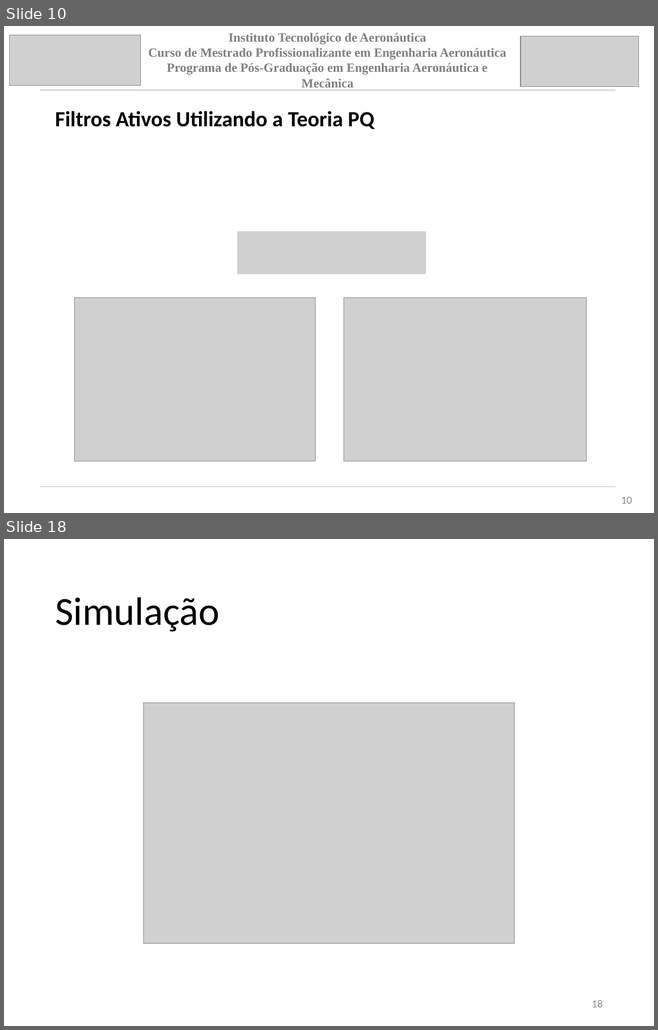
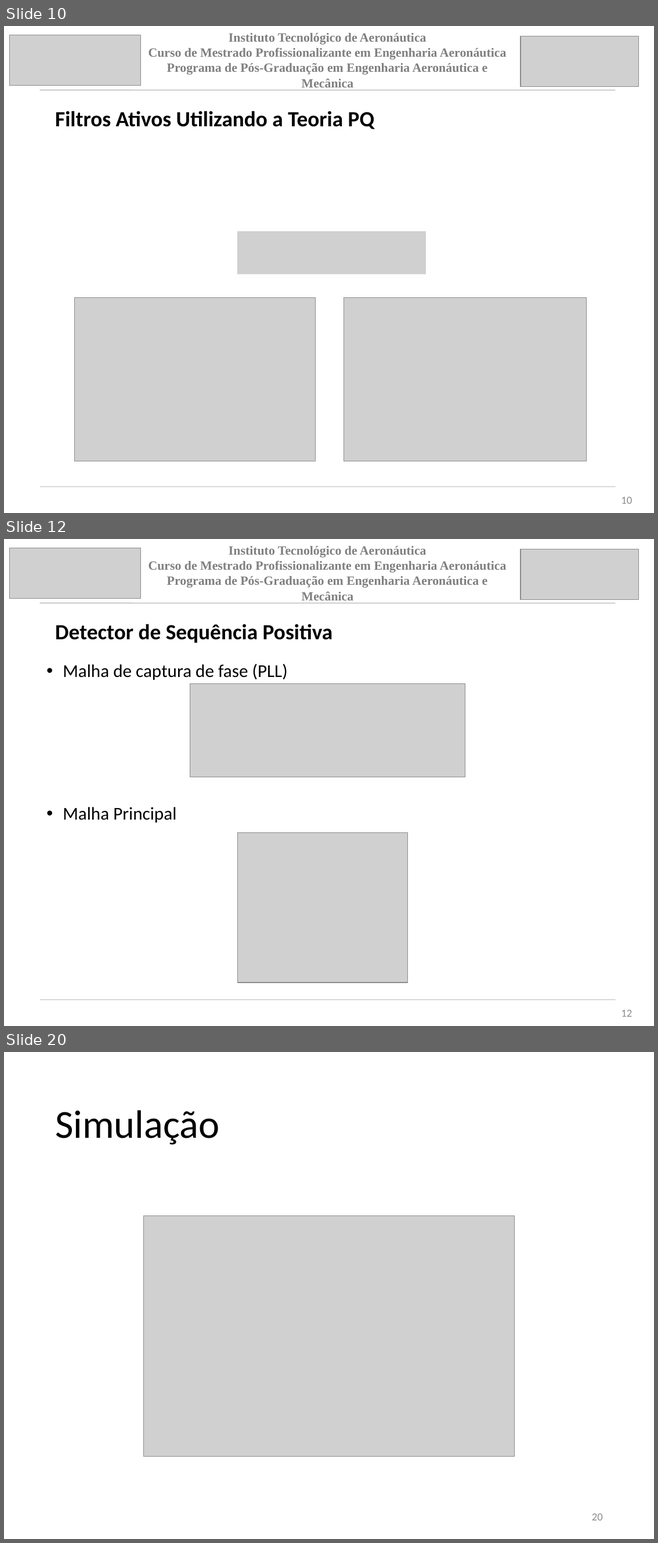
Before and after one commit to jpsoliv/MestradoJPSO, a slide deck: Apresentação/Apresentação_baixo_nivel.pptx. Shown one above the other, each under a label of ours: slides 10 and 18 before the commit, slides 10, 12 and 20 after it; the slides between them are not shown. The pictures are 658x1030 and 658x1543 pixels, drawn with LibreOffice and Linux fonts; fonts in the diff are those of the drawing; grey boxes stand for pictures. Boxes give left, top, right and bottom in pixels: in the first picture for what was removed or moved away, otherwise in the second. Text is boxed around its words. In the diff, an @@ line names an element or a change of style, - is before the commit and + after.

```diff
--- a/Apresentação/Apresentação_baixo_nivel.pptx
+++ b/Apresentação/Apresentação_baixo_nivel.pptx
@@ slide 12 added at [4, 539, 654, 1026], background #FFFFFF @@
@@ picture added at [9, 548, 140, 599] @@
@@ text added at [148, 546, 506, 603], 14 pt, text #7F7F7F, bold @@
+Instituto Tecnológico de Aeronáutica
+Curso de Mestrado Profissionalizante em Engenharia Aeronáutica
+Programa de Pós-Graduação em Engenharia Aeronáutica e Mecânica
@@ picture added at [520, 549, 639, 600] @@
@@ line added from (40, 603) to (615, 603), #A5A5A5 0.51 pt @@
@@ title added at [55, 624, 333, 643], 24 pt, text #000000, bold @@
+Detector de Sequência Positiva
@@ text added at [63, 664, 288, 823], 20 pt, text #000000 @@
+• Malha de captura de fase (PLL)
+• Malha Principal
@@ picture added at [190, 683, 465, 777] @@
@@ picture added at [237, 832, 408, 983] @@
@@ line added from (41, 1000) to (615, 1000), #A5A5A5 0.51 pt @@
@@ page number added at [621, 1010, 632, 1017], 12 pt, text #8C8C8C @@
+12
@@ what was slide 18 is now slide 20 @@
@@ page number at [592, 1514, 603, 1521]: text changed @@
-18
+20
```
Also in this commit, not shown: 6 slides changed, 6 other slides added, 5 slides removed.
